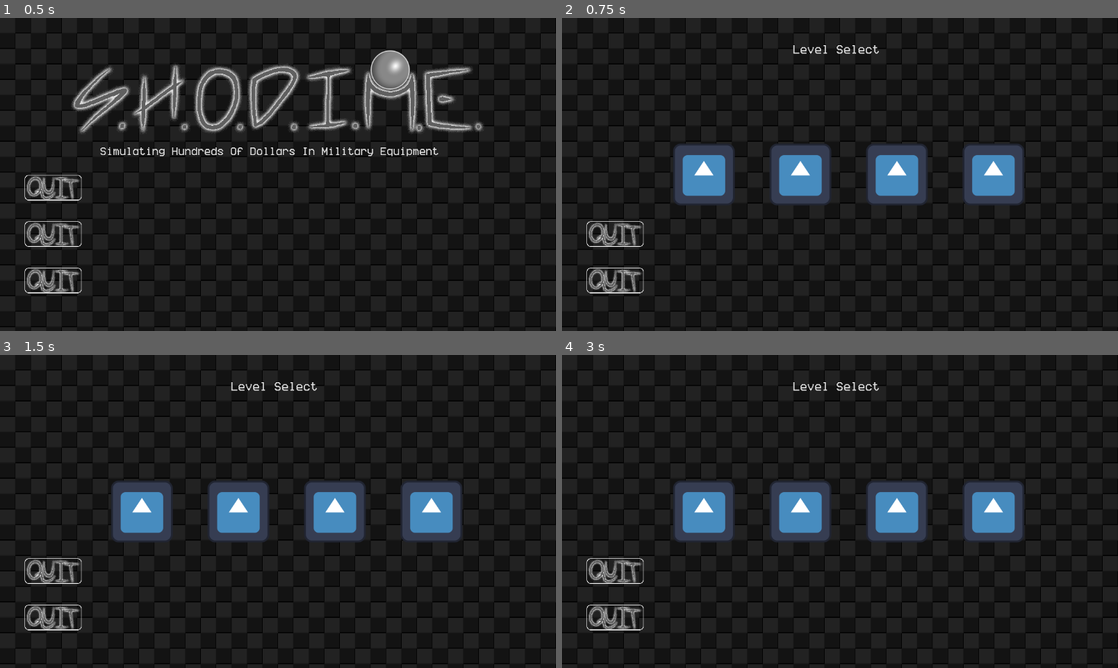
Above: before the commit, frames 1-4 (two rows, left to right).
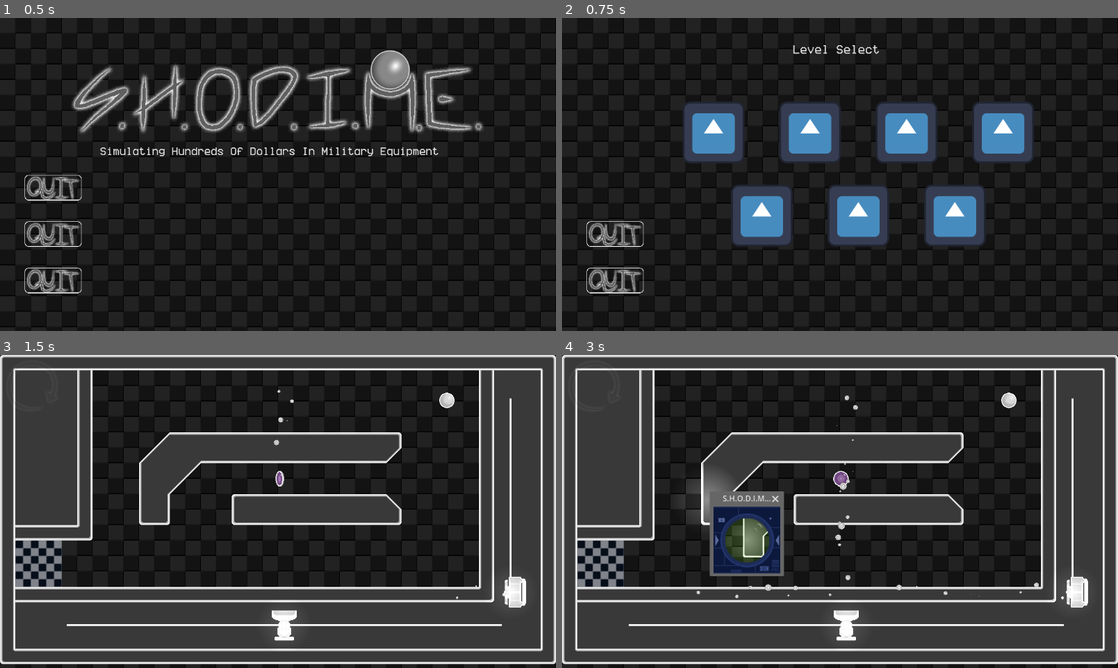
Above: after the commit, the same moments.

Repository: corpusCallosotomy/jamfest2024
Game: Godot game, scene res://scenes/menus/Menu.tscn
The game is run twice, just before and just after one commit, with the same random seed, the same clock (stepped at 60 frames per second) and the same inputs. The engine's default icon, where the game draws it, is replaced by a stand-in: a white triangle on a blue panel in a dark square.
Inputs (mouse positions are in pixels of both pictures, inside the frame that each line leads up to; where the layout moved, square brackets give the same spot in the first picture):
- Up to frame 1 (0.5 s): no input
- Up to frame 2 (0.75 s): click (617, 187) at 0.5 s
- Up to frame 3 (1.5 s): click (250, 470) [239, 511] at 1.25 s
- Up to frame 4 (3 s): click (595, 386) at 2.02 s; click (895, 511) at 2.77 s

Frame 1 is identical in both runs. In frame 2, 19% of the frame differs, in the area x 20-85%, y 26-73%; in frame 3, 46%; in frame 4, 49%, in the area x 0-100%, y 0-99%.

Commit message:
7 Level Buttons

Diff:
--- a/scenes/menus/Menu.tscn
+++ b/scenes/menus/Menu.tscn
@@ -1,13 +1,19 @@
-[gd_scene load_steps=13 format=4 uid="uid://cnjyar28e0fpr"]
+[gd_scene load_steps=19 format=4 uid="uid://cnjyar28e0fpr"]
 
 [ext_resource type="Script" path="res://scripts/menu.gd" id="1_1sesr"]
 [ext_resource type="FontFile" uid="uid://dwbtxhfdqlcs3" path="res://Fonts/Better VCR 6.1.ttf" id="2_b762y"]
 [ext_resource type="PackedScene" uid="uid://c4fwmimhul160" path="res://scenes/levels/level_1.tscn" id="2_hs3ln"]
+[ext_resource type="PackedScene" uid="uid://bpueg80kftbn7" path="res://scenes/levels/level_2.tscn" id="3_c8mrn"]
 [ext_resource type="Texture2D" uid="uid://bfskvr0q2nox1" path="res://icon.svg" id="3_locn2"]
+[ext_resource type="PackedScene" uid="uid://lvccxbhy1sci" path="res://scenes/levels/level_3.tscn" id="4_elagl"]
 [ext_resource type="AudioStream" uid="uid://cx0gtxrw4kgus" path="res://sounds/ButtonClick.wav" id="4_nwyl5"]
+[ext_resource type="PackedScene" uid="uid://c0w5xm5euyfws" path="res://scenes/levels/nathan_unordered_1.tscn" id="5_5tbfj"]
 [ext_resource type="Texture2D" uid="uid://dpow8wvounpgf" path="res://sprites/ui/game_title.png" id="5_j3kbh"]
 [ext_resource type="TileSet" uid="uid://dlo74butvd7vw" path="res://Ethan Contributions/assets/tilesets/floortiles.tres" id="6_585c4"]
 [ext_resource type="TileSet" uid="uid://d2c752v8cxt3e" path="res://Ethan Contributions/assets/tilesets/walltiles.tres" id="6_boi56"]
+[ext_resource type="PackedScene" uid="uid://bfiiv2rw5jaeb" path="res://scenes/levels/nathan_unordered_2.tscn" id="6_fgdml"]
+[ext_resource type="PackedScene" uid="uid://d368j68bdybak" path="res://scenes/levels/unordered_lvl_1.tscn" id="7_4qf4y"]
+[ext_resource type="PackedScene" uid="uid://jhiwuwt6uql2" path="res://scenes/levels/unordered_lvl_2.tscn" id="8_cg5qe"]
 [ext_resource type="Texture2D" uid="uid://b0qjr5on1l7vo" path="res://sprites/ui/quitFinal.png" id="9_38eew"]
 
 [sub_resource type="StyleBoxTexture" id="StyleBoxTexture_n0a7c"]
@@ -46,6 +52,12 @@
 LevelSelect = NodePath("LevelSelect")
 Credits = NodePath("Credits")
 lvl1 = ExtResource("2_hs3ln")
+lvl2 = ExtResource("3_c8mrn")
+lvl3 = ExtResource("4_elagl")
+lvl4 = ExtResource("5_5tbfj")
+lvl5 = ExtResource("6_fgdml")
+lvl6 = ExtResource("7_4qf4y")
+lvl7 = ExtResource("8_cg5qe")
 buttonSFX = NodePath("AudioStreamPlayer")
 
 [node name="Title" type="Node2D" parent="."]
@@ -145,10 +157,10 @@
 wrap_mode = 1
 
 [node name="CenterContainer" type="CenterContainer" parent="LevelSelect"]
-offset_left = 230.0
-offset_top = 260.0
-offset_right = 358.015
-offset_bottom = 388.0
+offset_left = 250.0
+offset_top = 173.0
+offset_right = 378.015
+offset_bottom = 301.0
 
 [node name="Level1TextureButton" type="TextureButton" parent="LevelSelect/CenterContainer"]
 custom_minimum_size = Vector2(44, 0)
@@ -156,10 +168,10 @@
 texture_normal = ExtResource("3_locn2")
 
 [node name="CenterContainer2" type="CenterContainer" parent="LevelSelect"]
-offset_left = 430.0
-offset_top = 260.0
-offset_right = 558.0
-offset_bottom = 388.0
+offset_left = 450.0
+offset_top = 173.0
+offset_right = 578.0
+offset_bottom = 301.0
 
 [node name="Level2TextureButton" type="TextureButton" parent="LevelSelect/CenterContainer2"]
 custom_minimum_size = Vector2(44, 0)
@@ -167,10 +179,10 @@
 texture_normal = ExtResource("3_locn2")
 
 [node name="CenterContainer3" type="CenterContainer" parent="LevelSelect"]
-offset_left = 630.0
-offset_top = 260.0
-offset_right = 758.0
-offset_bottom = 388.0
+offset_left = 650.0
+offset_top = 173.0
+offset_right = 778.0
+offset_bottom = 301.0
 
 [node name="Level3TextureButton" type="TextureButton" parent="LevelSelect/CenterContainer3"]
 custom_minimum_size = Vector2(44, 0)
@@ -178,12 +190,45 @@
 texture_normal = ExtResource("3_locn2")
 
 [node name="CenterContainer4" type="CenterContainer" parent="LevelSelect"]
-offset_left = 830.0
-offset_top = 260.0
-offset_right = 958.0
-offset_bottom = 388.0
+offset_left = 850.0
+offset_top = 173.0
+offset_right = 978.0
+offset_bottom = 301.0
 
 [node name="Level4TextureButton" type="TextureButton" parent="LevelSelect/CenterContainer4"]
+custom_minimum_size = Vector2(44, 0)
+layout_mode = 2
+texture_normal = ExtResource("3_locn2")
+
+[node name="CenterContainer5" type="CenterContainer" parent="LevelSelect"]
+offset_left = 350.0
+offset_top = 345.0
+offset_right = 478.0
+offset_bottom = 473.0
+
+[node name="Level5TextureButton" type="TextureButton" parent="LevelSelect/CenterContainer5"]
+custom_minimum_size = Vector2(44, 0)
+layout_mode = 2
+texture_normal = ExtResource("3_locn2")
+
+[node name="CenterContainer6" type="CenterContainer" parent="LevelSelect"]
+offset_left = 550.0
+offset_top = 345.0
+offset_right = 678.0
+offset_bottom = 473.0
+
+[node name="Level6TextureButton" type="TextureButton" parent="LevelSelect/CenterContainer6"]
+custom_minimum_size = Vector2(44, 0)
+layout_mode = 2
+texture_normal = ExtResource("3_locn2")
+
+[node name="CenterContainer7" type="CenterContainer" parent="LevelSelect"]
+offset_left = 750.0
+offset_top = 345.0
+offset_right = 878.0
+offset_bottom = 473.0
+
+[node name="Level7TextureButton" type="TextureButton" parent="LevelSelect/CenterContainer7"]
 custom_minimum_size = Vector2(44, 0)
 layout_mode = 2
 texture_normal = ExtResource("3_locn2")
@@ -290,6 +335,9 @@
 [connection signal="pressed" from="LevelSelect/CenterContainer2/Level2TextureButton" to="." method="_on_level_2_texture_button_pressed"]
 [connection signal="pressed" from="LevelSelect/CenterContainer3/Level3TextureButton" to="." method="_on_level_3_texture_button_pressed"]
 [connection signal="pressed" from="LevelSelect/CenterContainer4/Level4TextureButton" to="." method="_on_level_4_texture_button_pressed"]
+[connection signal="pressed" from="LevelSelect/CenterContainer5/Level5TextureButton" to="." method="_on_level_5_texture_button_pressed"]
+[connection signal="pressed" from="LevelSelect/CenterContainer6/Level6TextureButton" to="." method="_on_level_6_texture_button_pressed"]
+[connection signal="pressed" from="LevelSelect/CenterContainer7/Level7TextureButton" to="." method="_on_level_7_texture_button_pressed"]
 [connection signal="pressed" from="LevelSelect/BackButtonCenterContainer/BackTextureButton" to="." method="_on_back_texture_button_pressed"]
 [connection signal="pressed" from="Credits/BackButtonCenterContainer/BackTextureButton" to="." method="_on_back_texture_button_pressed"]
 [connection signal="pressed" from="QuitButtonCenterContainer/QuitTextureButton" to="." method="_on_quit_texture_button_pressed"]
--- a/scripts/menu.gd
+++ b/scripts/menu.gd
@@ -8,6 +8,9 @@
 @export var lvl2 : PackedScene
 @export var lvl3 : PackedScene
 @export var lvl4 : PackedScene
+@export var lvl5 : PackedScene
+@export var lvl6 : PackedScene
+@export var lvl7 : PackedScene
 
 @export var buttonSFX : AudioStreamPlayer
 
@@ -30,17 +33,23 @@
 
 func _on_level_2_texture_button_pressed() -> void:
 	buttonSFX.playing = true
-	get_tree().change_scene_to_packed(lvl2)
+	var lvl2instance = lvl2.instantiate()
+	get_tree().root.add_child(lvl2instance)
+	queue_free()
 
 
 func _on_level_3_texture_button_pressed() -> void:
 	buttonSFX.playing = true
-	get_tree().change_scene_to_packed(lvl3)
+	var lvl3instance = lvl3.instantiate()
+	get_tree().root.add_child(lvl3instance)
+	queue_free()
 
 
 func _on_level_4_texture_button_pressed() -> void:
 	buttonSFX.playing = true
-	get_tree().change_scene_to_packed(lvl4)
+	var lvl4instance = lvl4.instantiate()
+	get_tree().root.add_child(lvl4instance)
+	queue_free()
 
 
 func _on_quit_texture_button_pressed() -> void:
@@ -67,3 +76,24 @@
 	LevelSelect.show()
 	Menu.hide()
 	Credits.hide()
+
+
+func _on_level_5_texture_button_pressed() -> void:
+	buttonSFX.playing = true
+	var lvl5instance = lvl5.instantiate()
+	get_tree().root.add_child(lvl5instance)
+	queue_free()
+
+
+func _on_level_6_texture_button_pressed() -> void:
+	buttonSFX.playing = true
+	var lvl6instance = lvl6.instantiate()
+	get_tree().root.add_child(lvl6instance)
+	queue_free()
+
+
+func _on_level_7_texture_button_pressed() -> void:
+	buttonSFX.playing = true
+	var lvl7instance = lvl7.instantiate()
+	get_tree().root.add_child(lvl7instance)
+	queue_free()
Not shown, added: sounds/jam jingle.wav.import
Not shown, added: sounds/jam sfx - spike bonk.wav.import
